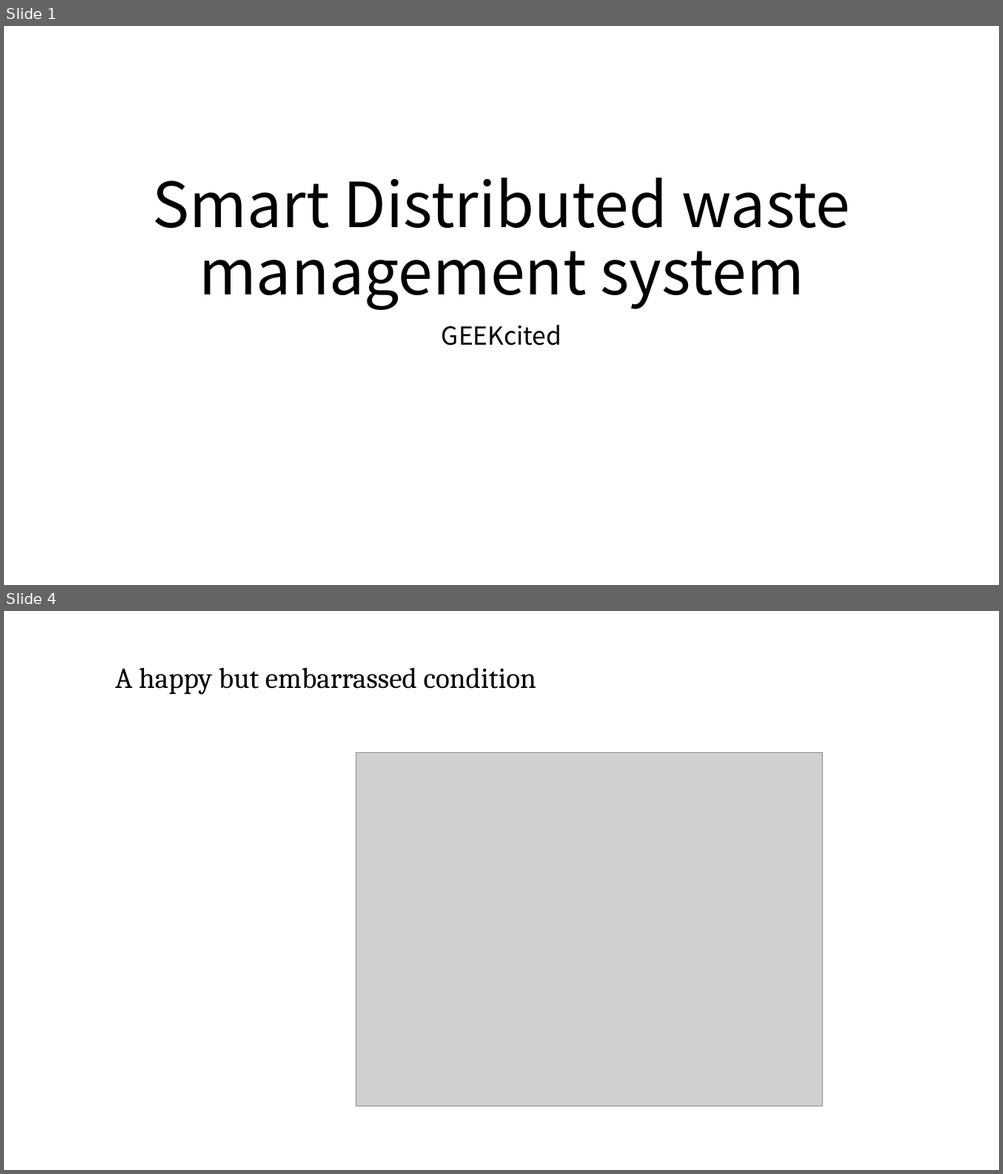
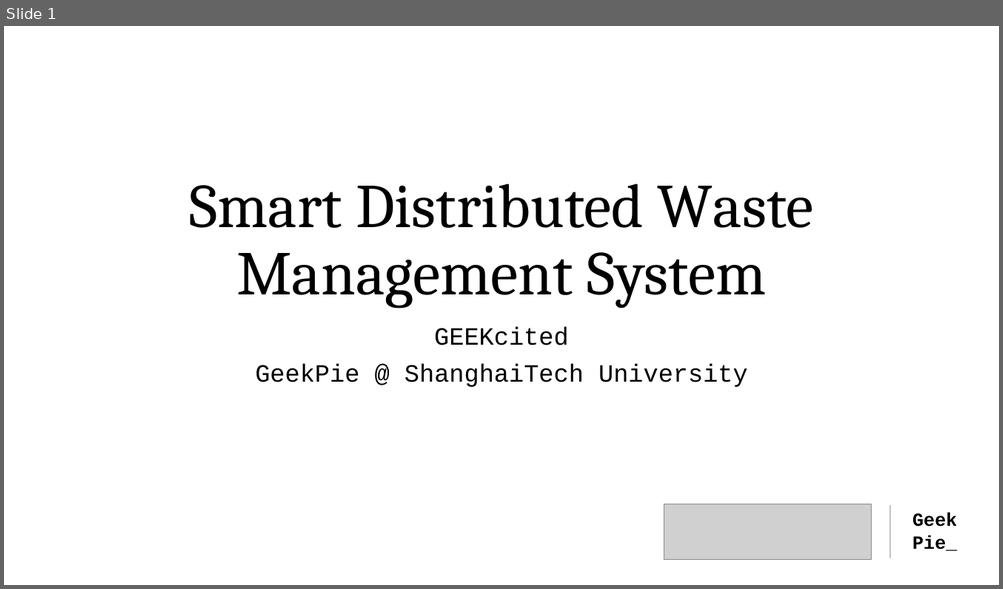
Before and after one commit to maverick117/hackathon2016, a slide deck: Smart Distributed waste management system.pptx. Shown one above the other, each under a label of ours: slides 1 and 4 before the commit, slide 1 after it; the slides between them are not shown. The pictures are 1003x1174 and 1003x589 pixels, drawn with LibreOffice and Linux fonts; fonts in the diff are those of the drawing; grey boxes stand for pictures. Boxes give left, top, right and bottom in pixels: in the first picture for what was removed or moved away, otherwise in the second. Text is boxed around its words. In the diff, an @@ line names an element or a change of style, - is before the commit and + after.

```diff
--- a/Smart Distributed waste management system.pptx
+++ b/Smart Distributed waste management system.pptx
@@ slide 4 removed at (4,611,999,1170), background #FFFFFF @@
@@ text removed at (115,667,537,695) @@
-A happy but embarrassed condition
@@ picture removed at (356,753,822,1107) @@
@@ slide 1 changed as well @@
@@ title at (189,184,814,308): text changed; font Noto Sans CJK SC to Cambria @@
-Smart Distributed waste management system
+Smart Distributed Waste Management System
@@ subtitle at (434,326,569,346): font Noto Sans CJK SC to Courier New in "GEEKcited" @@
@@ subtitle at (255,363,748,387): paragraph added @@
+GeekPie @ ShanghaiTech University
@@ picture added at (663,504,871,560) @@
@@ line added from (891, 506) to (891, 559), #000000 0.5 pt @@
@@ text added at (912,513,956,551), 18 pt, text #000000, bold @@
+Geek
+Pie_
```
Also in this commit, not shown: 3 other slides changed, 7 slides added, 6 other slides removed.
